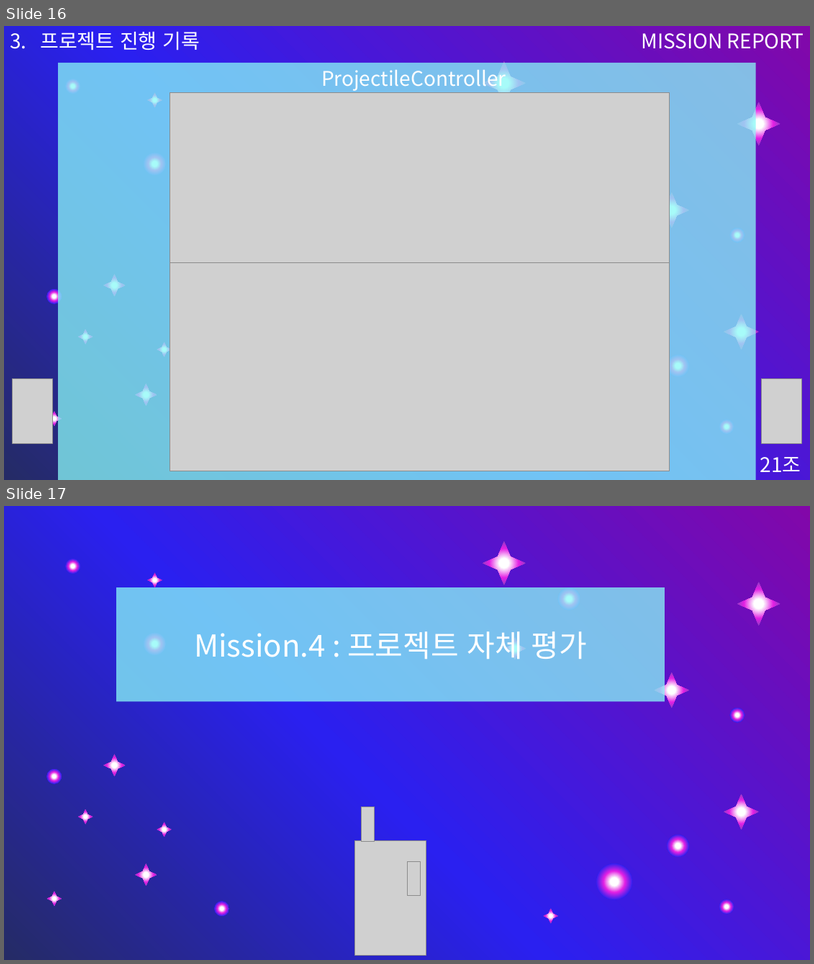
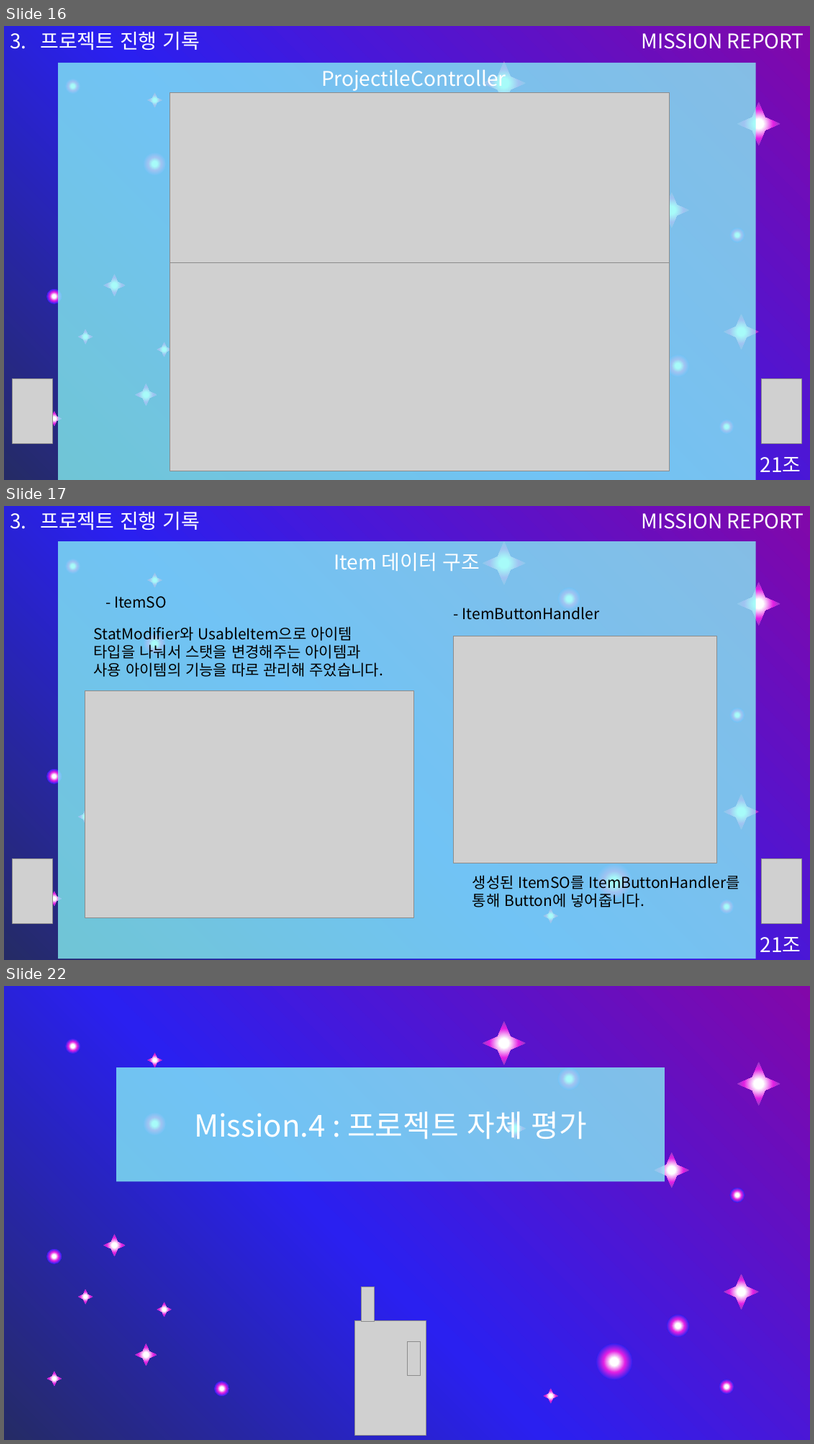
Before and after one commit to TheTimeOfRecord/Team21DodgeShooting, a slide deck: Assets/PPT/21조 PPT 발표본.pptx. Shown one above the other, each under a label of ours: slides 16 and 17 before the commit, slides 16, 17 and 22 after it; the slides between them are not shown. The pictures are 814x964 and 814x1444 pixels, drawn with LibreOffice and Linux fonts; fonts in the diff are those of the drawing; grey boxes stand for pictures. Boxes give left, top, right and bottom in pixels: in the first picture for what was removed or moved away, otherwise in the second. Text is boxed around its words. In the diff, an @@ line names an element or a change of style, - is before the commit and + after.

```diff
--- a/Assets/PPT/21조 PPT 발표본.pptx
+++ b/Assets/PPT/21조 PPT 발표본.pptx
@@ slide 17 added at [4, 506, 810, 960], background gradient #252B65 to #2A20F0 to #8207A9 @@
@@ text added at [40, 512, 201, 530], 24 pt, text #FFFFFF @@
+3. 프로젝트 진행 기록
@@ text added at [641, 513, 805, 529], 24 pt, text #FFFFFF @@
+MISSION REPORT
@@ rectangle added at [59, 541, 756, 958], fill #8AFAF7 at 75% opacity @@
@@ group added at [47, 542, 781, 923]: 7 stars, 7 ellipses @@
@@ text added at [334, 553, 481, 571], 24 pt, text #FFFFFF @@
+Item 데이터 구조
@@ text added at [114, 596, 167, 608], 18 pt, text #000000 @@
+- ItemSO
@@ text added at [463, 607, 600, 620], 18 pt, text #000000 @@
+- ItemButtonHandler
@@ text added at [94, 626, 383, 677], 18 pt, text #000000 @@
+StatModifier와 UsableItem으로 아이템 타입을 나눠서 스탯을 변경해주는 아이템과 사용 아이템의 기능을 따로 관리해 주었습니다.
@@ picture added at [453, 636, 718, 863] @@
@@ picture added at [85, 690, 414, 917] @@
@@ picture added at [12, 859, 52, 924] @@
@@ text added at [473, 872, 741, 907], 18 pt, text #000000 @@
+생성된 ItemSO를 ItemButtonHandler를 통해 Button에 넣어줍니다.
@@ picture added at [762, 858, 802, 923] @@
@@ text added at [761, 937, 802, 952], 24 pt, text #FFFFFF @@
+21조
@@ what was slide 17 is now slide 22 @@
```
Also in this commit, not shown: 1 slide changed, 4 other slides added.
